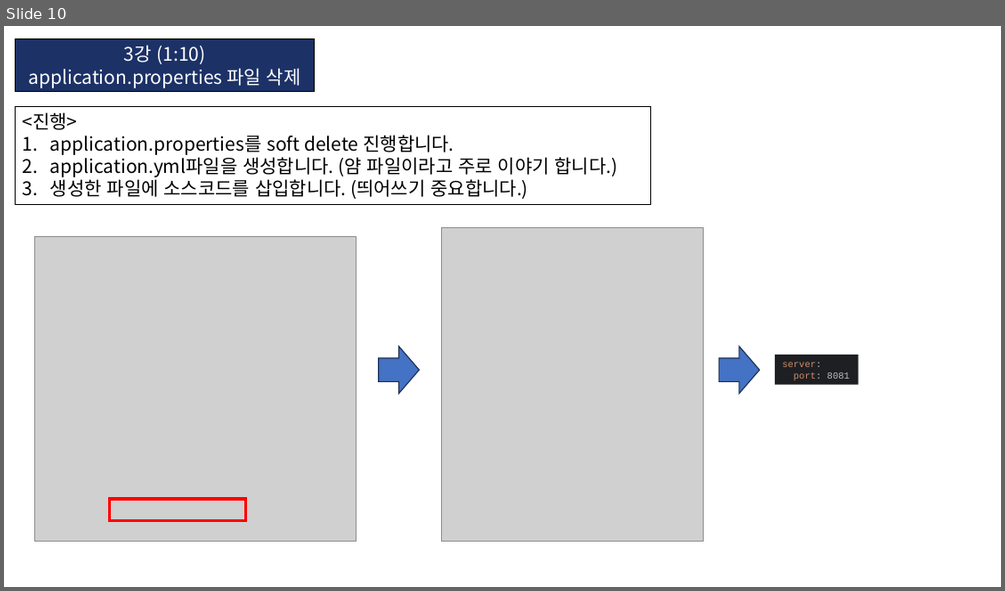
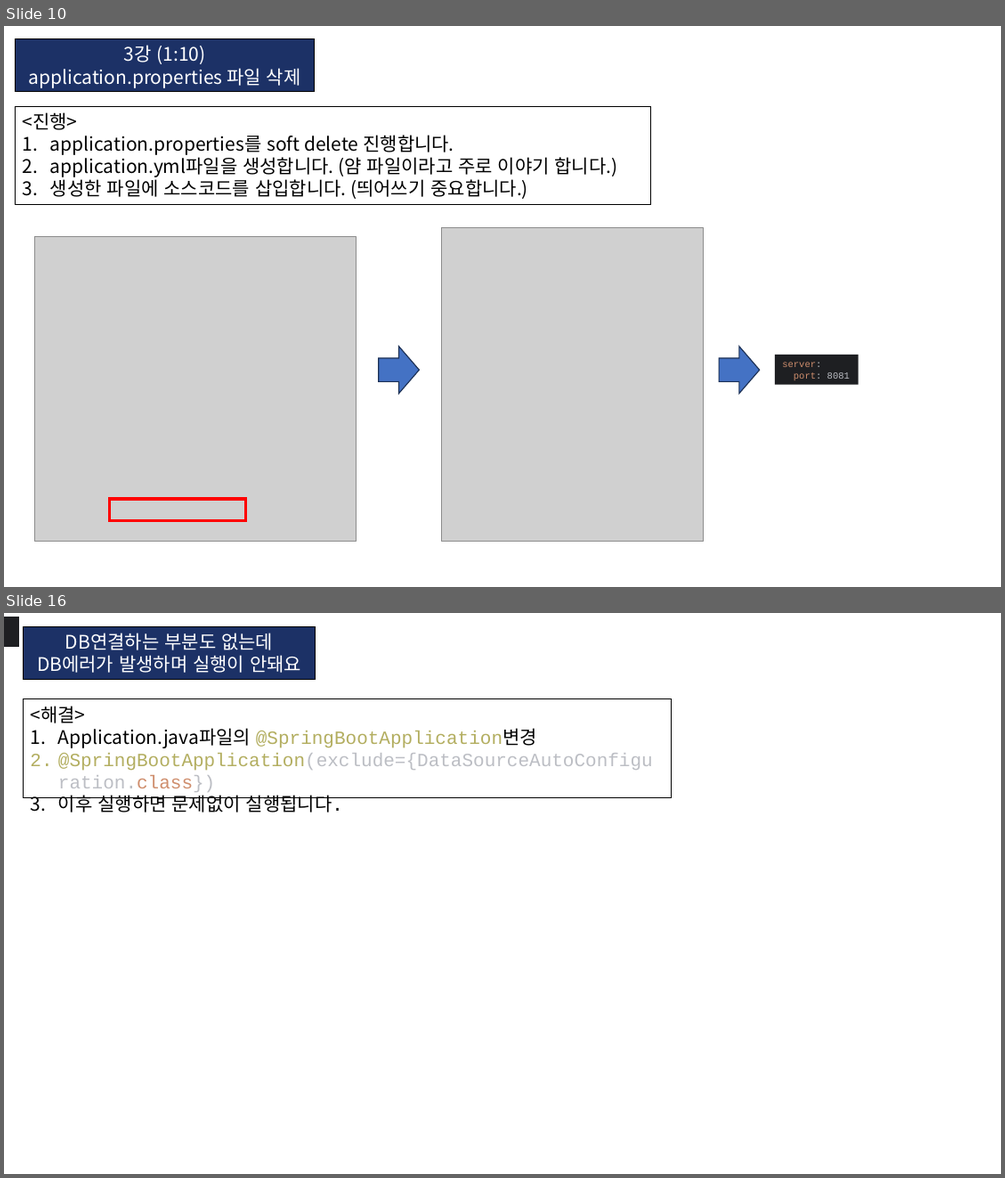
Before and after one commit to KIM-BEOMSOO/study, a slide deck: 00.공부 정리(최종)/12.Spring-Boot/06.유튜브_SpringBoot_Security_로그인_코딩레시피/01.유튜브_SpringBoot_Security_로그인_코딩레시피.pptx. Shown one above the other, each under a label of ours: slide 10 before the commit, slides 10 and 16 after it; the slides between them are not shown. The pictures are 1005x591 and 1005x1178 pixels, drawn with LibreOffice and Linux fonts; fonts in the diff are those of the drawing; grey boxes stand for pictures. Boxes give left, top, right and bottom in pixels: in the first picture for what was removed or moved away, otherwise in the second. Text is boxed around its words. In the diff, an @@ line names an element or a change of style, - is before the commit and + after.

```diff
--- a/00.공부 정리(최종)/12.Spring-Boot/06.유튜브_SpringBoot_Security_로그인_코딩레시피/01.유튜브_SpringBoot_Security_로그인_코딩레시피.pptx
+++ b/00.공부 정리(최종)/12.Spring-Boot/06.유튜브_SpringBoot_Security_로그인_코딩레시피/01.유튜브_SpringBoot_Security_로그인_코딩레시피.pptx
@@ slide 16 added at box(4, 613, 1001, 1174), background #FFFFFF @@
@@ rectangle added at box(4, 617, 19, 647), fill #1E1F22 @@
@@ rectangle added at box(23, 626, 316, 680), fill #1C3166, outline #000000 0.75 pt, 18 pt, text #FFFFFF @@
+DB연결하는 부분도 없는데
+DB에러가 발생하며 실행이 안돼요
@@ rectangle added at box(23, 699, 671, 798), outline #000000 0.75 pt, 18 pt, text #B3AE60 @@
+<해결>
+1. Application.java파일의 @SpringBootApplication변경
+2. @SpringBootApplication(exclude={DataSourceAutoConfiguration.class})
+3. 이후 실행하면 문제없이 실행됩니다.
```
Also in this commit, not shown: 5 other slides added, 1 slide removed, 4 other files.
